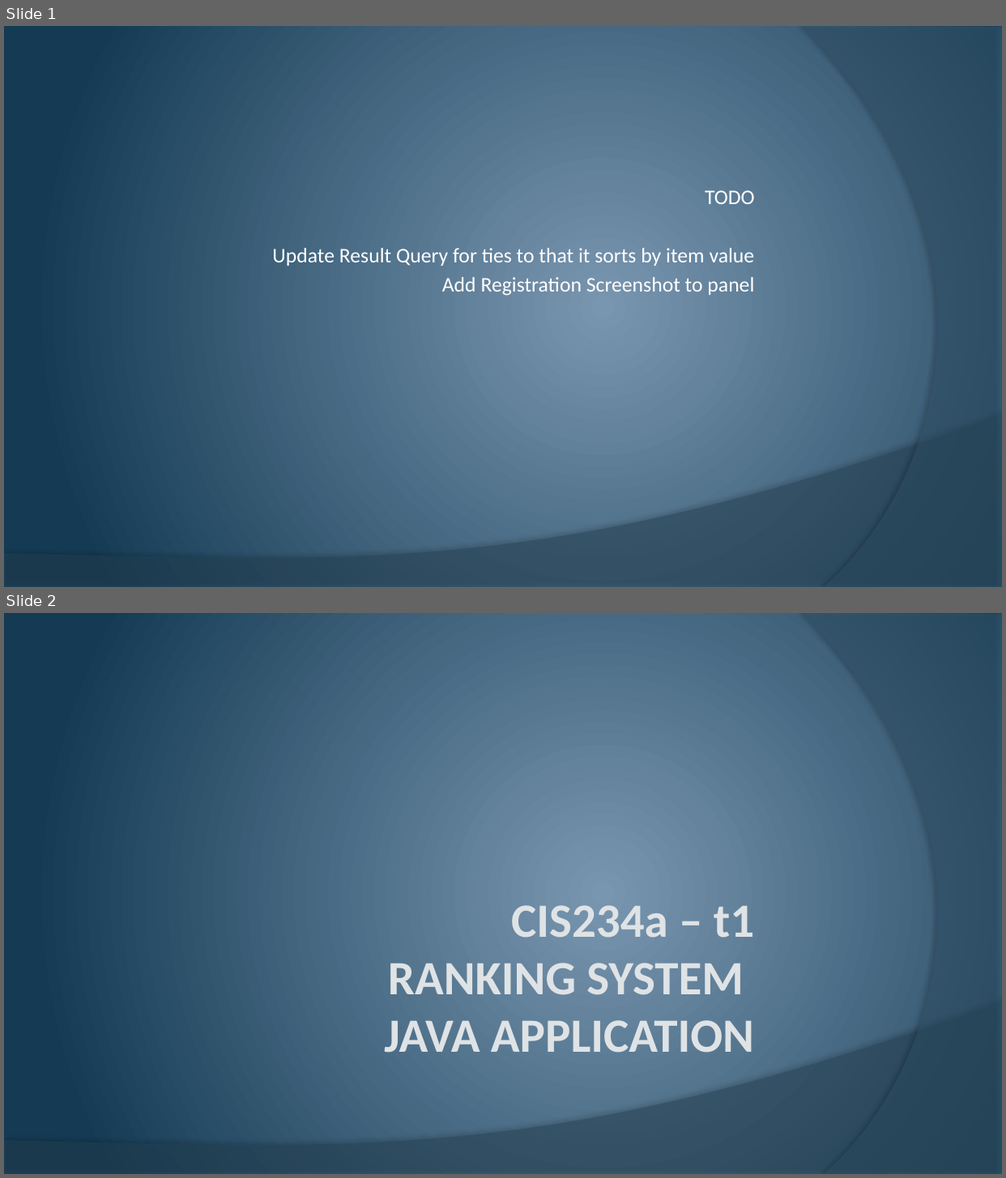
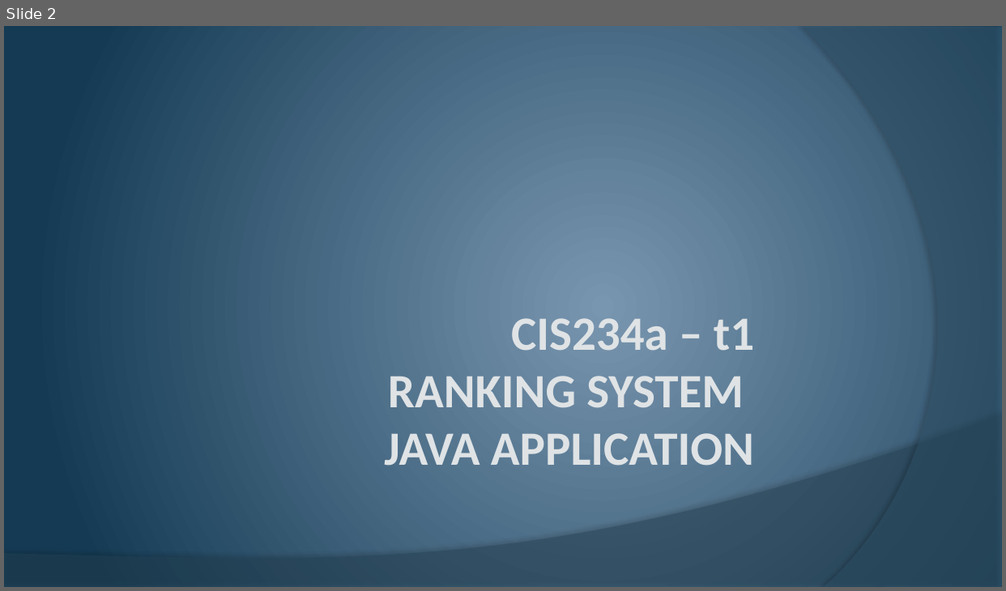
Before and after one commit to cstultz/cis234, a slide deck: assigns/assign10/t1-a10.pptx. Shown one above the other, each under a label of ours: slides 1 and 2 before the commit, slide 2 after it. The pictures are 1006x1178 and 1006x591 pixels, drawn with LibreOffice and Linux fonts; fonts in the diff are those of the drawing. Boxes give left, top, right and bottom in pixels: in the first picture for what was removed or moved away, otherwise in the second. Text is boxed around its words. In the diff, an @@ line names an element or a change of style, - is before the commit and + after.

```diff
--- a/assigns/assign10/t1-a10.pptx
+++ b/assigns/assign10/t1-a10.pptx
@@ slide 1 removed at (4,26,1002,587), background gradient #7A96B0 to #153C55; not listed: 2 template elements that a slide beside it also shows @@
@@ subtitle removed at (272,190,755,296) @@
-TODO
-Update Result Query for ties to that it sorts by item value
-Add Registration Screenshot to panel
```
Also in this commit, not shown: 7 slides changed, 1 slide added, 5 other files.
